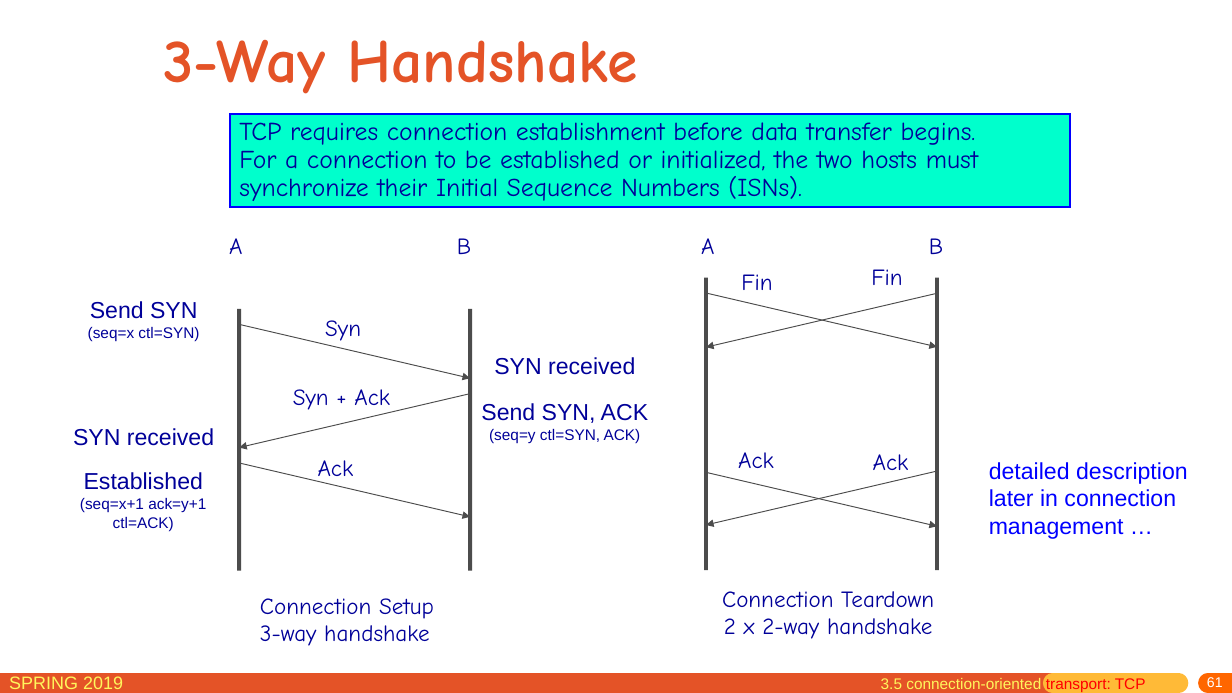
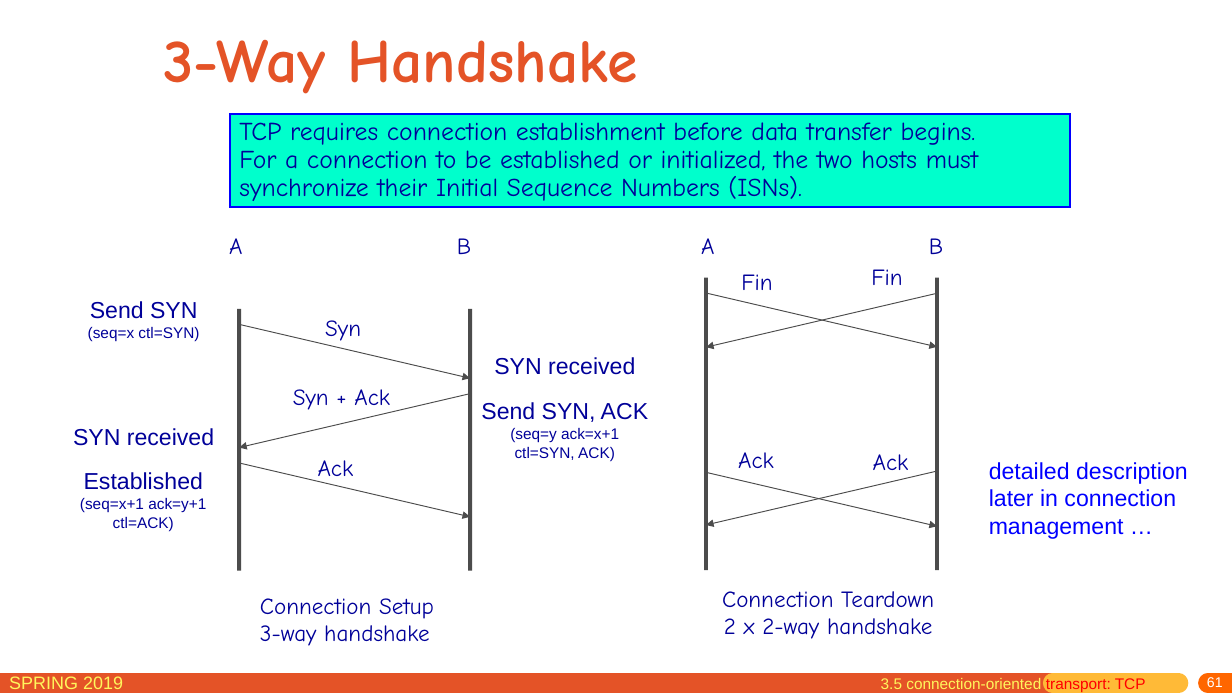
Before and after one commit to jichenghu/PPT_networkDistributed, a slide deck: slide 61 of chapter3.pptx. Drawn at 1232x693 pixels with LibreOffice and Linux fonts; fonts in the diff are those of the drawing. Boxes give left, top, right and bottom in pixels: in the first picture for what was removed or moved away, otherwise in the second. Text is boxed around its words. In the diff, an @@ line names an element or a change of style, - is before the commit and + after.

```diff
--- a/chapter3.pptx
+++ b/chapter3.pptx
@@ text at (510,428,619,462): text changed @@
-(seq=y ctl=SYN, ACK)
+(seq=y ack=x+1
+ctl=SYN, ACK)
```
Also in this commit, not shown: 2 other slides changed.
